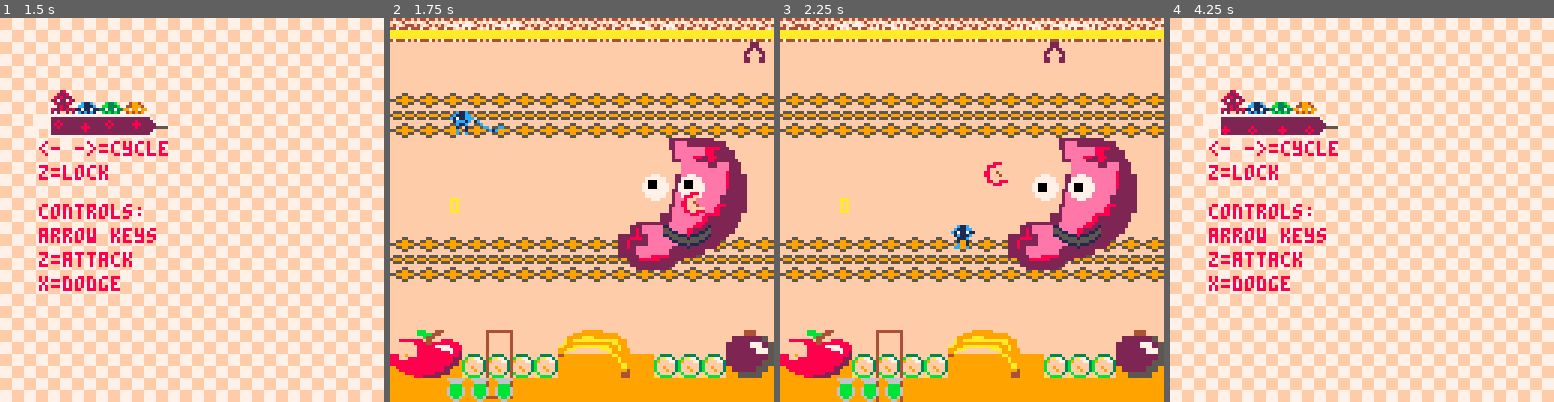
Above: before the commit, frames 1-4 (left to right).
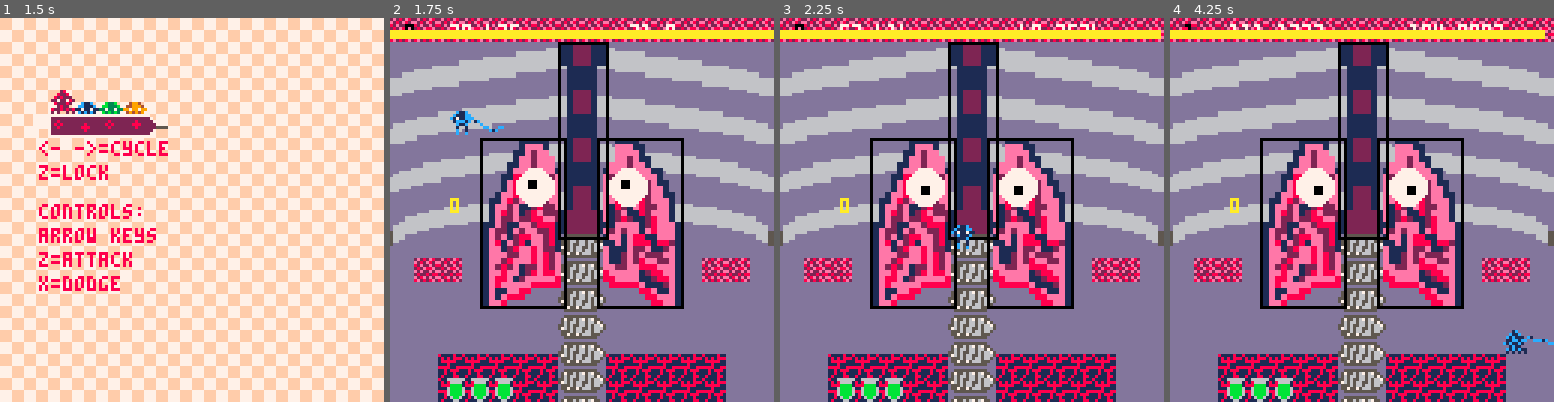
Above: after the commit, the same moments.

Repository: Von-dy/Game_Design_Final_Project
Game: PICO-8 cartridge current_build.p8
Same seed, same stepped clock (60 frames per second), same inputs: the game is played once before the commit and once after it.
Inputs:
- Up to frame 1 (1.5 s): tap X (X key) at 0.33, 1.07 s; tap O (Z key) at 0.7 s
- Up to frame 2 (1.75 s): hold Right from 1.6 s (still down); tap O (Z key) at 1.7 s
- Up to frame 3 (2.25 s): tap X (X key) at 1.85 s; release Right at 2.1 s; tap O (Z key) at 2.1 s; hold Up from 2.15 s (still down)
- Up to frame 4 (4.25 s): release Up at 2.42 s; hold Right 2.47-3.03 s; tap O (Z key) every 0.4 s from 2.5 to 4.1 s; tap X (X key) at 2.97, 4.08 s; hold Left 3.08-3.58 s; hold Down 3.63-3.97 s; hold Right from 4.02 s (still down)

Frame 1 is identical in both runs. In frame 2, 96% of the frame differs, in the area x 0-100%, y 0-100%; in frame 3, 96%; in frame 4, 99%.

Commit message:
Added Ribcage to lungs
Could be added to heart too if we'd like

Diff:
--- a/current_build.p8
+++ b/current_build.p8
@@ -978,7 +978,7 @@
    else p.x=-20 end
   end
   --determine what boss you are fighting
-  if boss.id==0 then make_boss(2) end
+  if boss.id==0 then make_boss(3) end
   --fighting heart boss
   boss_logic(boss.id)
   update_timers()
@@ -1283,6 +1283,16 @@
 end
 
 function draw_lungs()
+for i=10, 64, 16 do
+ local s_down=i/8
+ sspr(56, 109, 33, 15, 64, i, 72-s_down, 22-s_down/2)
+ sspr(56, 109, 33, 15, -8+s_down, i, 72-s_down, 22-s_down/2, true)
+end
+
+for i=72, 128, 9 do
+ sspr(80,100, 16, 8, 56, i)
+end
+
  --trachea
  sspr(0, 112, 6, 8, 56, 8, 16, 64)
  --left lung
@@ -1705,148 +1715,148 @@
 2929292929292929292929292929292940404040404040404040404040404040414141414141414141414141414141414f4f4f494949494f4f4f4f4949494f4f00000000000000000000000000000000000000000000000000000000000000000000000000000000000000000000000000000000000000000000000000000000
 2929292929292929292929292929292940404040404040404040404040404040414141414141414141414141414141414f4f4f4f4f4f4f4f4f4f4f4f4f4f4f4f00000000000000000000000000000000000000000000000000000000000000000000000000000000000000000000000000000000000000000000000000000000
 414141414141414141414141414141414a4a4a4a4a4a4a4a4a4a4a4a4a4a4a4a444444444444444444444444444444440000000000000000000000000000000000000000000000000000000000000000000000000000000000000000000000000000000000000000000000000000000000000000000000000000000000000000
-6a6b6a6b6b6a6a6b6a6b6a6b6a6b6a6b4a4a4a4a4a4a4a4a4a4a4a4a4a4a4a4a444444444444444444444444444444440000000000000000000000000000000000000000000000000000000000000000000000000000000000000000000000000000000000000000000000000000000000000000000000000000000000000000
-7a7b7a7b6a7a7a7b7a7b7a7b7a7b7a7b4a4a4a4a4a4a4a4a4a4a4a4a4a4a4a4a530000000000000000000000000000000000000000000000000000000000000000000000000000000000000000000000000000000000000000000000000000000000000000000000000000000000000000000000000000000000000000000000
-7a6a7a7b7a7b7a7b6a6b6a6b6a6b6a6b4a4a4a4a4a4a4a4a4a4a4a4a4a4a4a4a530000000000000000000000000000000000000000000000000000000000000000000000000000000000000000000000000000000000000000000000000000000000000000000000000000000000000000000000000000000000000000000000
-6a6b7b7a6a6b6a6b7a7b7a7b7a7b7a7b4a4a4a4a4a4a4a4a4a4a4a4a4a4a4a4a530000000000000000000000000000000000000000000000000000000000000000000000000000000000000000000000000000000000000000000000000000000000000000000000000000000000000000000000000000000000000000000000
-6a6b6a6b7a7b7a7b6a6b6a6b6a6b6a6b4a4a4a4a4a4a4a4a4a4a4a4a4a4a4a4a530000000000000000000000000000000000000000000000000000000000000000000000000000000000000000000000000000000000000000000000000000000000000000000000000000000000000000000000000000000000000000000000
-7a7b7a7b7a7b6a6b7a7b7a7b7a7b7a7b4a4a4a4a4a4a4a4a4a4a4a4a4a4a4a4a530000000000000000000000000000000000000000000000000000000000000000000000000000000000000000000000000000000000000000000000000000000000000000000000000000000000000000000000000000000000000000000000
-6a6b6b6a6b6a7a7b7a7b6a6b6a6b6a6b4a4a4a4a4a4a4a4a4a4a4a4a4a4a4a4a000000000000000000000000000000000000000000000000000000000000000000000000000000000000000000000000000000000000000000000000000000000000000000000000000000000000000000000000000000000000000000000000
-7a6a6b7a6a7a7b6a6b6a6a6b6a6b6a6b4a4a4a4a4a4a4a4a4a4a4a4a4a4a4a4a000000000000000000000000000000000000000000000000000000000000000000000000000000000000000000000000000000000000000000000000000000000000000000000000000000000000000000000000000000000000000000000000
-6a7a7b6a6b6b6a7a7b7a7a7b7a7b7a7b4a4a4a4a4a4a4a4a4a4a4a4a4a4a4a4a000000000000000000000000000000000000000000000000000000000000000000000000000000000000000000000000000000000000000000000000000000000000000000000000000000000000000000000000000000000000000000000000
-6a41417a7b6b6a6b6a6a6b6a6b41416a4a4a4a4a4a4a4a4a4a4a4a4a4a4a4a4a0000000000cccdcecf000000000000000000000000000000000000000000000000000000000000000000000000000000000000000000000000000000000000000000000000000000000000000000000000000000000000000000000000000000
-6a6b6a6b7a7b7a7b7a7a7b7a7b6a6b6a4a4a4a4a4a4a4a4a4a4a4a4a4a4a4a4a0000000000dcdddedf000000000000000000000000000000000000000000000000000000000000000000000000000000000000000000000000000000000000000000000000000000000000000000000000000000000000000000000000000000
-6a6b6a6b6a6b6b6a6b6a6b6a6b6a6a6b4a4a4a4a4a4a4a4a4a4a4a4a4a4a4a4a0000000000ecedeeef000000000000000000000000000000000000000000000000000000000000000000000000000000000000000000000000000000000000000000000000000000000000000000000000000000000000000000000000000000
-7a7b7a7b7a7b7b6a6b7a7b7a7b7a7a7b4a4a4a4a4a4a4a4a4a4a4a4a4a4a4a4a0000000000fcfdfeff000000000000000000000000000000000000000000000000000000000000000000000000000000000000000000000000000000000000000000000000000000000000000000000000000000000000000000000000000000
-6a6b46474646467a7b47474646466a6b4a4a4a4a4a4a4a4a4a4a4a4a4a4a4a4a444444444444444444444444444444440000000000000000000000000000000000000000000000000000000000000000000000000000000000000000000000000000000000000000000000000000000000000000000000000000000000000000
-7a7b46464746477a7b46464746477a7b4a4a4a4a4a4a4a4a4a4a4a4a4a4a4a4a444444444444444444444444444444440000000000000000000000000000000000000000000000000000000000000000000000000000000000000000000000000000000000000000000000000000000000000000000000000000000000000000
-…(130 lines of a section not shown)…
+434343434343434343434343434343434a4a4a4a4a4a4a4a4a4a4a4a4a4a4a4a444444444444444444444444444444440000000000000000000000000000000000000000000000000000000000000000000000000000000000000000000000000000000000000000000000000000000000000000000000000000000000000000
+434343434343434343434343434343434a4a4a4a4a4a4a4a4a4a4a4a4a4a4a4a530000000000000000000000000000000000000000000000000000000000000000000000000000000000000000000000000000000000000000000000000000000000000000000000000000000000000000000000000000000000000000000000
+434343434343434343434343434343434a4a4a4a4a4a4a4a4a4a4a4a4a4a4a4a530000000000000000000000000000000000000000000000000000000000000000000000000000000000000000000000000000000000000000000000000000000000000000000000000000000000000000000000000000000000000000000000
+434343434343434343434343434343434a4a4a4a4a4a4a4a4a4a4a4a4a4a4a4a530000000000000000000000000000000000000000000000000000000000000000000000000000000000000000000000000000000000000000000000000000000000000000000000000000000000000000000000000000000000000000000000
+434343434343434343434343434343434a4a4a4a4a4a4a4a4a4a4a4a4a4a4a4a530000000000000000000000000000000000000000000000000000000000000000000000000000000000000000000000000000000000000000000000000000000000000000000000000000000000000000000000000000000000000000000000
+434343434343434343434343434343434a4a4a4a4a4a4a4a4a4a4a4a4a4a4a4a530000000000000000000000000000000000000000000000000000000000000000000000000000000000000000000000000000000000000000000000000000000000000000000000000000000000000000000000000000000000000000000000
+434343434343434343434343434343434a4a4a4a4a4a4a4a4a4a4a4a4a4a4a4a000000000000000000000000000000000000000000000000000000000000000000000000000000000000000000000000000000000000000000000000000000000000000000000000000000000000000000000000000000000000000000000000
+434343434343434343434343434343434a4a4a4a4a4a4a4a4a4a4a4a4a4a4a4a000000000000000000000000000000000000000000000000000000000000000000000000000000000000000000000000000000000000000000000000000000000000000000000000000000000000000000000000000000000000000000000000
+434343434343434343434343434343434a4a4a4a4a4a4a4a4a4a4a4a4a4a4a4a000000000000000000000000000000000000000000000000000000000000000000000000000000000000000000000000000000000000000000000000000000000000000000000000000000000000000000000000000000000000000000000000
+434141434343434343434343434141434a4a4a4a4a4a4a4a4a4a4a4a4a4a4a4a0000000000cccdcecf000000000000000000000000000000000000000000000000000000000000000000000000000000000000000000000000000000000000000000000000000000000000000000000000000000000000000000000000000000
+434343434343434343434343434343434a4a4a4a4a4a4a4a4a4a4a4a4a4a4a4a0000000000dcdddedf000000000000000000000000000000000000000000000000000000000000000000000000000000000000000000000000000000000000000000000000000000000000000000000000000000000000000000000000000000
+434343434343434343434343434343434a4a4a4a4a4a4a4a4a4a4a4a4a4a4a4a0000000000ecedeeef000000000000000000000000000000000000000000000000000000000000000000000000000000000000000000000000000000000000000000000000000000000000000000000000000000000000000000000000000000
+434343434343434343434343434343434a4a4a4a4a4a4a4a4a4a4a4a4a4a4a4a0000000000fcfdfeff000000000000000000000000000000000000000000000000000000000000000000000000000000000000000000000000000000000000000000000000000000000000000000000000000000000000000000000000000000
+434346464646464343464646464643434a4a4a4a4a4a4a4a4a4a4a4a4a4a4a4a444444444444444444444444444444440000000000000000000000000000000000000000000000000000000000000000000000000000000000000000000000000000000000000000000000000000000000000000000000000000000000000000
+434346464646464343464646464643434a4a4a4a4a4a4a4a4a4a4a4a4a4a4a4a444444444444444444444444444444440000000000000000000000000000000000000000000000000000000000000000000000000000000000000000000000000000000000000000000000000000000000000000000000000000000000000000
+…(130 lines of a section not shown)…
Not shown, changed: 37 lines of the sprite sheet (__gfx__) section of current_build.p8
